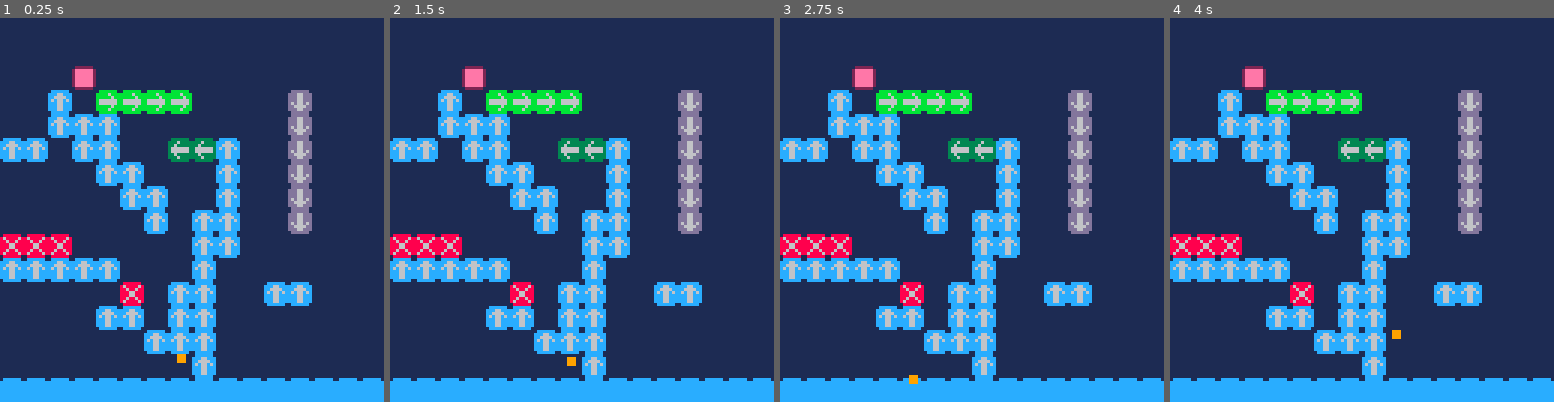
Above: before the commit, frames 1-4 (left to right).
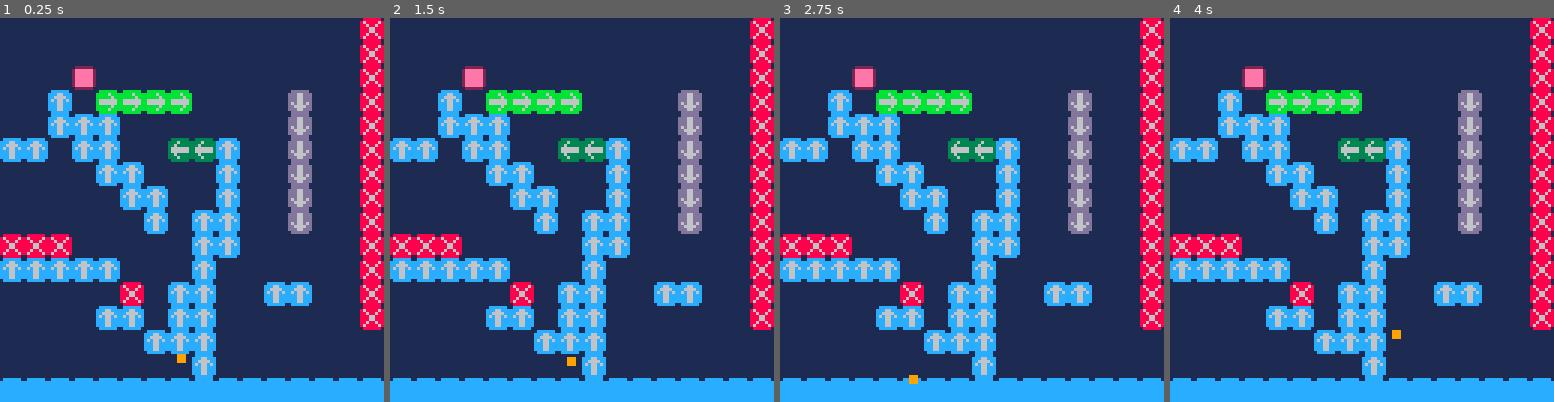
Above: after the commit, the same moments.

Repository: HeroHunterIguess/pico8-projects
Game: PICO-8 cartridge wip/movementcontroller/movementController b3.p8
Two runs of this game, one before a commit and one after it. Both use one fixed random seed, a clock stepped at 60 frames per second and the inputs below.
Inputs:
- Up to frame 1 (0.25 s): no input
- Up to frame 2 (1.5 s): no input
- Up to frame 3 (2.75 s): hold Left 1.97-2.37 s
- Up to frame 4 (4 s): hold Right 2.87-3.53 s

The runs differ from the first frame. In frame 1, 4.8% of the frame differs, in the area x 93-100%, y 0-82%; in frame 2, 4.8%; in frame 3, 4.8%; in frame 4, 4.8%.

Commit message:
attempt to fix player boundaries

Diff:
--- a/wip/movementcontroller/movementController b3.p8
+++ b/wip/movementcontroller/movementController b3.p8
@@ -52,10 +52,12 @@
  end
 end
 
+--reset and move to nxt lvl
 function nextlevel()
-	reload(0x1000, 0x1000, 0x2000)
 	currentlevel+=1
 	mapx+=16
+	playerx=60
+	playery=126
 end
 
 --runs every frame
@@ -82,19 +84,23 @@
 	--temporary limit at 126 !!
 	if playery >= 126 then
 		playery = 126
-	 end
+	end
 
-	--keeping playerx in bounds
-	--fix this limit to work for
-	--all different levels !!
-	if playerx < currentlevel*128 then
-		playerx=currentlevel*128
-		xvelocity*=0.01
-	end
-	if playerx > (currentlevel+1)*128 then
-		playerx=(currentlevel+1)*128
-		xvelocity*=0.01
-	end
+ --keeping playerx in bounds
+ --fix this limit to work for
+ --all different levels !!
+
+	minx=currentlevel
+	maxx=(currentlevel+1)*128
+
+ if playerx < minx then
+  playerx=minx
+  xvelocity*=0.01
+ end
+ if playerx > maxx then
+  playerx=maxx
+  xvelocity*=0.01
+ end
 
 	--check spike collisions
 	if checkcollision(0,false) then
@@ -146,7 +152,7 @@
 	cls(0)
 
 	--rendering the level
-	map(mapx, mapy, 0, 0, 32, 32)
+	map(mapx, mapy, 0, 0, 16, 32)
 
 	--drawing player
 	rectfill(playerx-1,playery-1,playerx+1,playery+1,9)
@@ -165,19 +171,19 @@
 0002020104081020000000000000000000000000000000000000000000000000000000000000000000000000000000000000000000000000000000000000000000000000000000000000000000000000000000000000000000000000000000000000000000000000000000000000000000000000000000000000000000000000
 0000000000000000000000000000000000000000000000000000000000000000000000000000000000000000000000000000000000000000000000000000000000000000000000000000000000000000000000000000000000000000000000000000000000000000000000000000000000000000000000000000000000000000
 __map__
-0808080808080808080808080808080808000000000000000000000000000008000000000000000000000000000000000000000000000000000000000000000000000000000000000000000000000000000000000000000000000000000000000000000000000000000000000000000000000000000000000000000000000000
-0808080808080808080808080808080800000000000000000000000000000000000000000000000000000000000000000000000000000000000000000000000000000000000000000000000000000000000000000000000000000000000000000000000000000000000000000000000000000000000000000000000000000000
-0808080708080808080808080808080800000000000000000000000000000000000000000000000000000000000000000000000000000000000000000000000000000000000000000000000000000000000000000000000000000000000000000000000000000000000000000000000000000000000000000000000000000000
-0808020805050505080808080608080800000000000000000000000000000000000000000000000000000000000000000000000000000000000000000000000000000000000000000000000000000000000000000000000000000000000000000000000000000000000000000000000000000000000000000000000000000000
-0808020202080808080808080608080800000000000000000000000000000000000000000000000000000000000000000000000000000000000000000000000000000000000000000000000000000000000000000000000000000000000000000000000000000000000000000000000000000000000000000000000000000000
-0202080202080804040208080608080800000000000000000000000000000000000000000000000000000000000000000000000000000000000000000000000000000000000000000000000000000000000000000000000000000000000000000000000000000000000000000000000000000000000000000000000000000000
-0808080802020808080208080608080800000000000000000000000000000000000000000000000000000000000000000000000000000000000000000000000000000000000000000000000000000000000000000000000000000000000000000000000000000000000000000000000000000000000000000000000000000000
-0808080808020208080208080608080800000000000000000000000000000000000000000000000000000000000000000000000000000000000000000000000000000000000000000000000000000000000000000000000000000000000000000000000000000000000000000000000000000000000000000000000000000000
-0808080808080208020208080608080800000000000000000000000000000000000000000000000000000000000000000000000000000000000000000000000000000000000000000000000000000000000000000000000000000000000000000000000000000000000000000000000000000000000000000000000000000000
-0303030808080808020208080808080800000000000000000000000000000000000000000000000000000000000000000000000000000000000000000000000000000000000000000000000000000000000000000000000000000000000000000000000000000000000000000000000000000000000000000000000000000000
-0202020202080808020808080808080800000000000000000000000000000000000000000000000000000000000000000000000000000000000000000000000000000000000000000000000000000000000000000000000000000000000000000000000000000000000000000000000000000000000000000000000000000000
-0808080808030802020808020208080800000000000000000000000000000000000000000000000000000000000000000000000000000000000000000000000000000000000000000000000000000000000000000000000000000000000000000000000000000000000000000000000000000000000000000000000000000000
-0808080802020802020808080808080800000000000000000000000000000000000000000000000000000000000000000000000000000000000000000000000000000000000000000000000000000000000000000000000000000000000000000000000000000000000000000000000000000000000000000000000000000000
-0808080808080202020808080808080800000000000000000000000000000000000000000000000000000000000000000000000000000000000000000000000000000000000000000000000000000000000000000000000000000000000000000000000000000000000000000000000000000000000000000000000000000000
-0808080808080808020808080808080800000000000000000000000000000000000000000000000000000000000000000000000000000000000000000000000000000000000000000000000000000000000000000000000000000000000000000000000000000000000000000000000000000000000000000000000000000000
-0101010101010101010101010101010108000000000000000000000000000008000000000000000000000000000000000000000000000000000000000000000000000000000000000000000000000000000000000000000000000000000000000000000000000000000000000000000000000000000000000000000000000000
+0808080808080808080808080808080303080808080808080808080808080808080000000000000000000000000000080000000000000000000000000000000000000000000000000000000000000000000000000000000000000000000000000000000000000000000000000000000000000000000000000000000000000000
+0808080808080808080808080808080303080808080808080808080808080807030000000000000000000000000000000000000000000000000000000000000000000000000000000000000000000000000000000000000000000000000000000000000000000000000000000000000000000000000000000000000000000000
+0808080708080808080808080808080303080808080808080808080808080802030000000000000000000000000000000000000000000000000000000000000000000000000000000000000000000000000000000000000000000000000000000000000000000000000000000000000000000000000000000000000000000000
+0808020805050505080808080608080303080808080808080808080808080802030000000000000000000000000000000000000000000000000000000000000000000000000000000000000000000000000000000000000000000000000000000000000000000000000000000000000000000000000000000000000000000000
+0808020202080808080808080608080303080808080808080808080806080802030000000000000000000000000000000000000000000000000000000000000000000000000000000000000000000000000000000000000000000000000000000000000000000000000000000000000000000000000000000000000000000000
+0202080202080804040208080608080303080505050505050505050506080802030000000000000000000000000000000000000000000000000000000000000000000000000000000000000000000000000000000000000000000000000000000000000000000000000000000000000000000000000000000000000000000000
+0808080802020808080208080608080303080802080808080808080806080802030000000000000000000000000000000000000000000000000000000000000000000000000000000000000000000000000000000000000000000000000000000000000000000000000000000000000000000000000000000000000000000000
+0808080808020208080208080608080303080802080808080808080806080802030000000000000000000000000000000000000000000000000000000000000000000000000000000000000000000000000000000000000000000000000000000000000000000000000000000000000000000000000000000000000000000000
+0808080808080208020208080608080303080802080808080808080505050502030000000000000000000000000000000000000000000000000000000000000000000000000000000000000000000000000000000000000000000000000000000000000000000000000000000000000000000000000000000000000000000000
+0303030808080808020208080808080303080802040404040404080808080808030000000000000000000000000000000000000000000000000000000000000000000000000000000000000000000000000000000000000000000000000000000000000000000000000000000000000000000000000000000000000000000000
+0202020202080808020808080808080303080802080808080208080808080808030000000000000000000000000000000000000000000000000000000000000000000000000000000000000000000000000000000000000000000000000000000000000000000000000000000000000000000000000000000000000000000000
+0808080808030802020808020208080303080808080808080208080808080808030000000000000000000000000000000000000000000000000000000000000000000000000000000000000000000000000000000000000000000000000000000000000000000000000000000000000000000000000000000000000000000000
+0808080802020802020808080808080303080808080808080208080808080808030000000000000000000000000000000000000000000000000000000000000000000000000000000000000000000000000000000000000000000000000000000000000000000000000000000000000000000000000000000000000000000000
+0808080808080202020808080808080808080808080808080802080808080808000000000000000000000000000000000000000000000000000000000000000000000000000000000000000000000000000000000000000000000000000000000000000000000000000000000000000000000000000000000000000000000000
+0808080808080808020808080808080808080808080808080802080808080808000000000000000000000000000000000000000000000000000000000000000000000000000000000000000000000000000000000000000000000000000000000000000000000000000000000000000000000000000000000000000000000000
+0101010101010101010101010101010101010101010101010101010101010101010101010101010101010101010101010000000000000000000000000000000000000000000000000000000000000000000000000000000000000000000000000000000000000000000000000000000000000000000000000000000000000000
